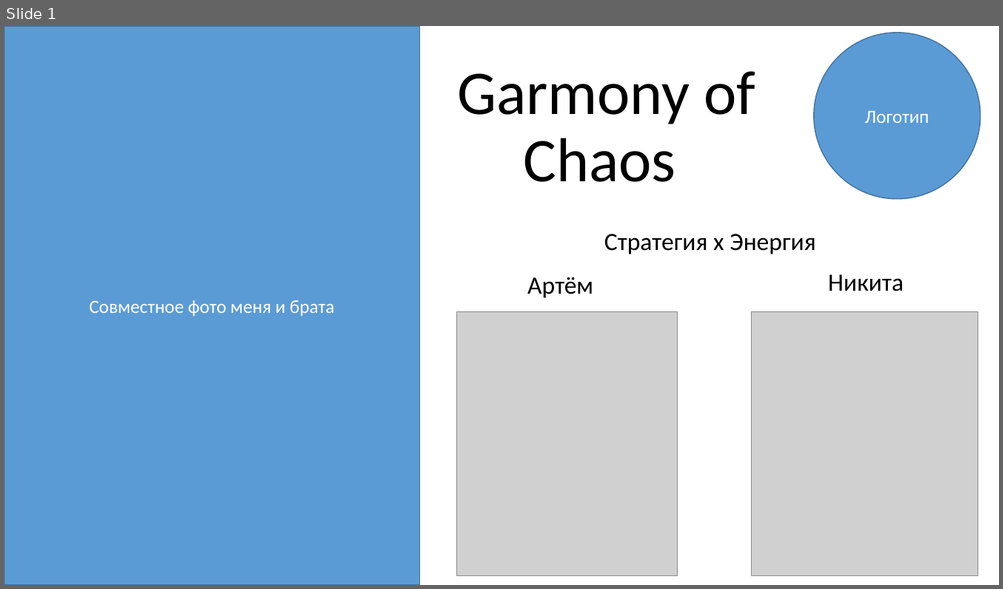
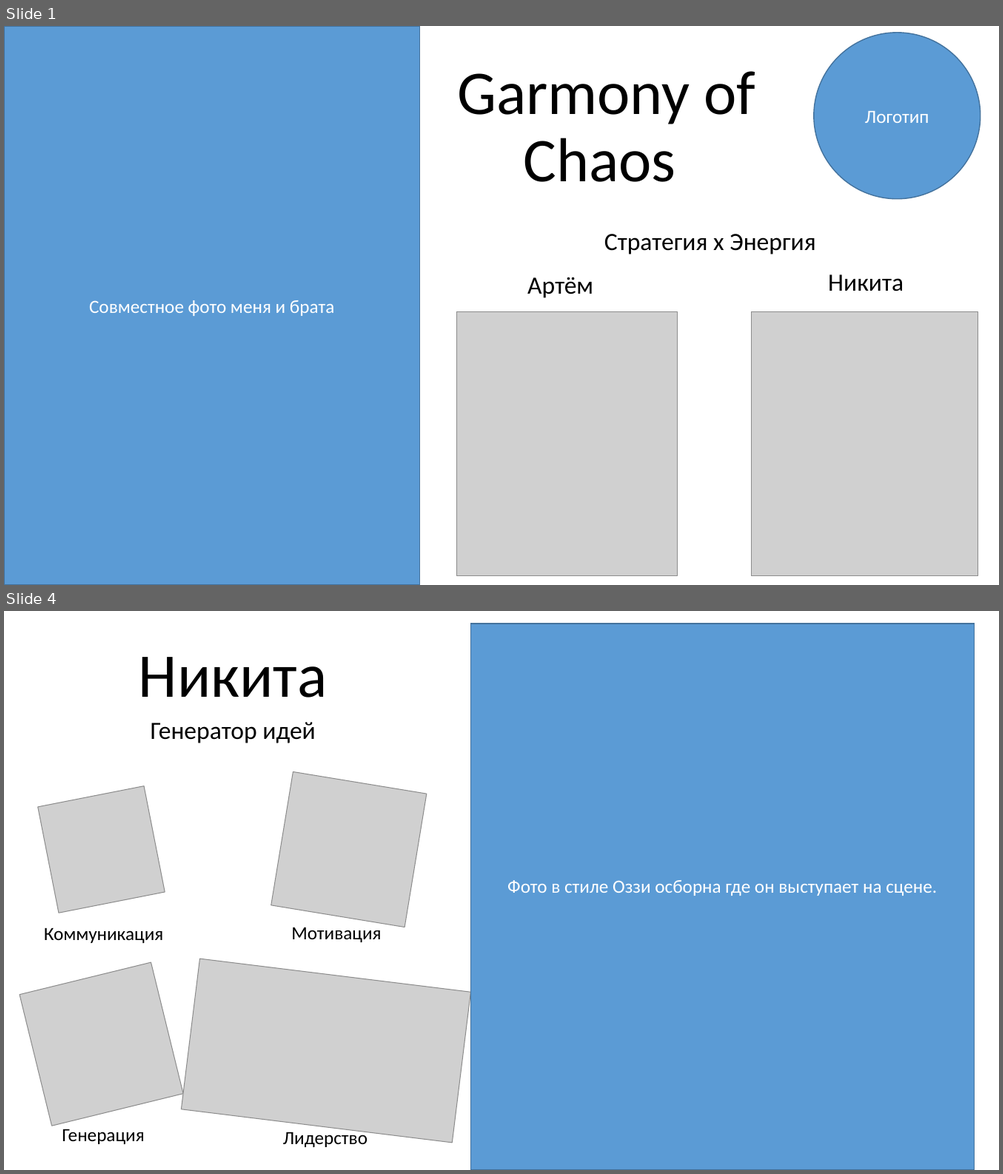
Before and after one commit to FeoFany/Garmony-of-Chaos, a slide deck: Docs/1. Презитанция.pptx. Shown one above the other, each under a label of ours: slide 1 before the commit, slides 1 and 4 after it; the slides between them are not shown. The pictures are 1003x589 and 1003x1174 pixels, drawn with LibreOffice and Linux fonts; fonts in the diff are those of the drawing; grey boxes stand for pictures. Boxes give left, top, right and bottom in pixels: in the first picture for what was removed or moved away, otherwise in the second. Text is boxed around its words. In the diff, an @@ line names an element or a change of style, - is before the commit and + after.

```diff
--- a/Docs/1. Презитанция.pptx
+++ b/Docs/1. Презитанция.pptx
@@ slide 4 added at <box>4,611,999,1170</box>, background #FFFFFF @@
@@ rectangle added at <box>471,624,974,1170</box>, fill #5B9BD5, outline #43739E 1 pt, 18 pt, text #FFFFFF @@
+Фото в стиле Оззи осборна где он выступает на сцене.
@@ title added at <box>139,657,327,698</box>, 60 pt, text #000000 @@
+Никита
@@ subtitle added at <box>151,722,315,743</box>, 24 pt, text #000000 @@
+Генератор идей
@@ text added at <box>44,928,164,943</box>, 18 pt, text #000000 @@
+Коммуникация
@@ text added at <box>291,927,381,943</box>, 18 pt, text #000000 @@
+Мотивация
@@ group added at <box>20,772,471,1143</box>: 4 pictures @@
@@ text added at <box>62,1129,144,1145</box>, 18 pt, text #000000 @@
+Генерация
@@ text added at <box>283,1130,367,1147</box>, 18 pt, text #000000 @@
+Лидерство
```
Also in this commit, not shown: 2 slides changed, 1 other slide added, 2 slides removed.
